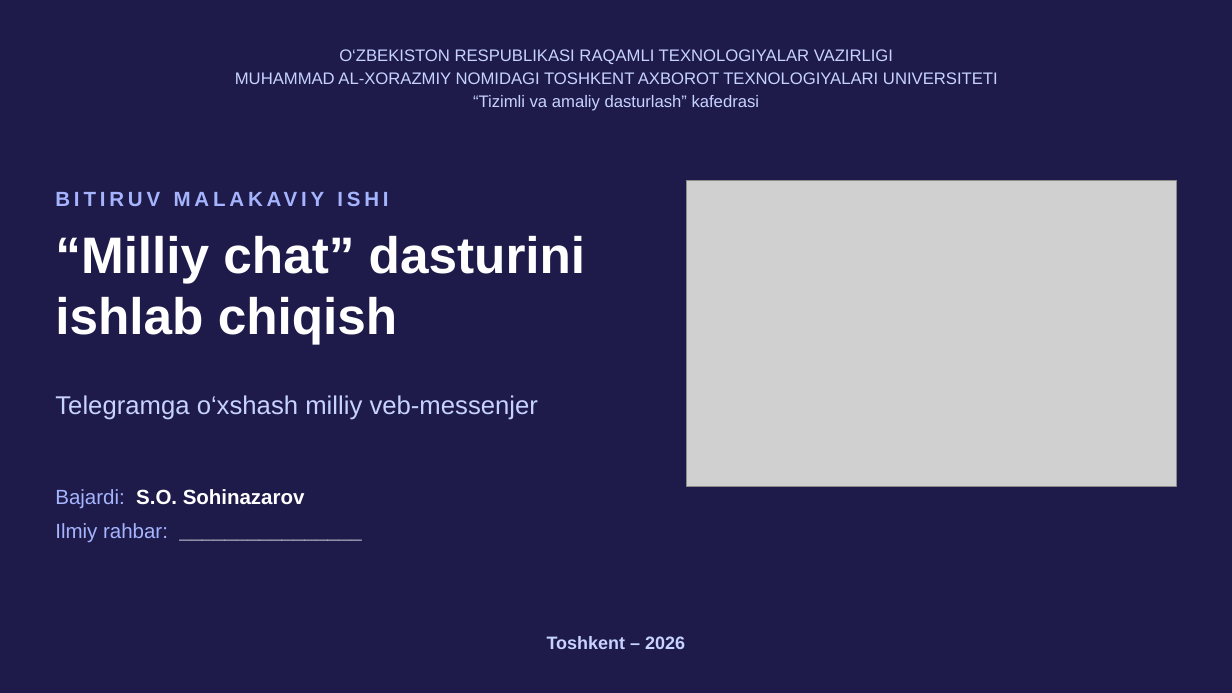
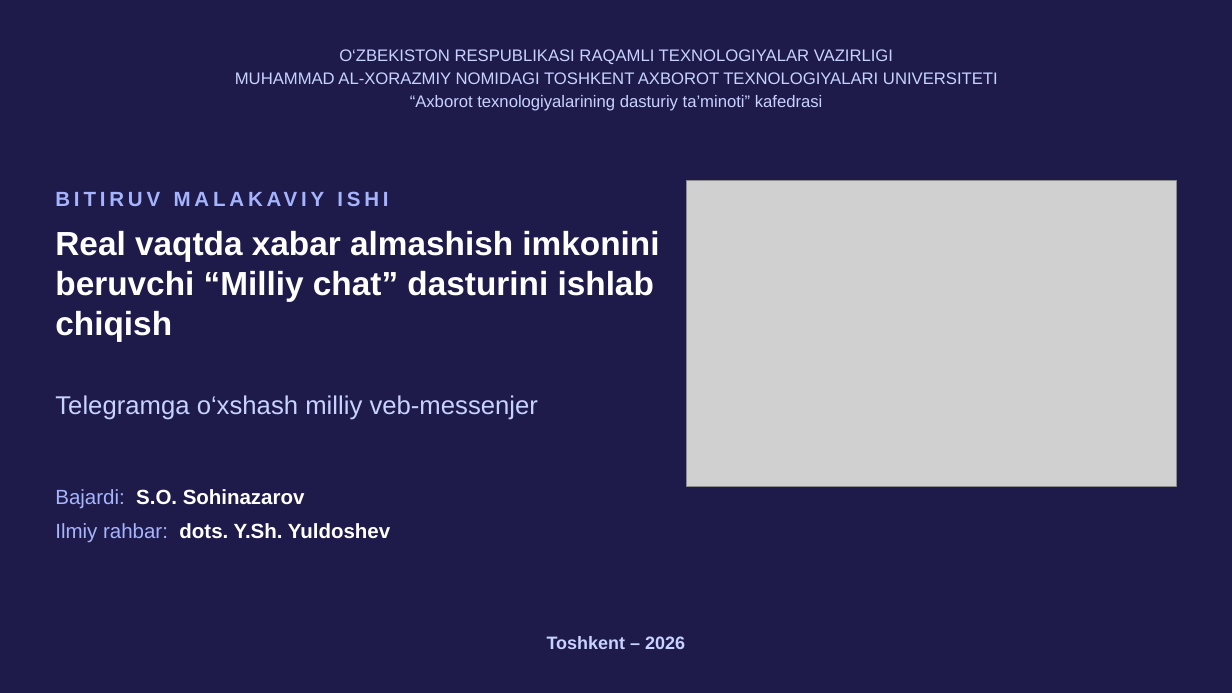
Before and after one commit to SardorSohinazarov/diplom-ish, a slide deck: slide 1 of diplom/Taqdimot_Sohinazarov_Sardor.pptx. Drawn at 1232x693 pixels with LibreOffice and Linux fonts; fonts in the diff are those of the drawing; grey boxes stand for pictures. Boxes give left, top, right and bottom in pixels: in the first picture for what was removed or moved away, otherwise in the second. Text is boxed around its words. In the diff, an @@ line names an element or a change of style, - is before the commit and + after.

```diff
--- a/diplom/Taqdimot_Sohinazarov_Sardor.pptx
+++ b/diplom/Taqdimot_Sohinazarov_Sardor.pptx
@@ text at [410, 95, 823, 111]: text changed @@
-“Tizimli va amaliy dasturlash” kafedrasi
+“Axborot texnologiyalarining dasturiy ta’minoti” kafedrasi
@@ text at [55, 231, 659, 341]: text changed; size 40 to 26 pt @@
-“Milliy chat” dasturini ishlab chiqish
+Real vaqtda xabar almashish imkonini beruvchi “Milliy chat” dasturini ishlab chiqish
@@ text at [55, 523, 390, 542]: text changed @@
-Ilmiy rahbar: ________________
+Ilmiy rahbar: dots. Y.Sh. Yuldoshev
```
Also in this commit, not shown: 23 other slides changed, 10 other files.
